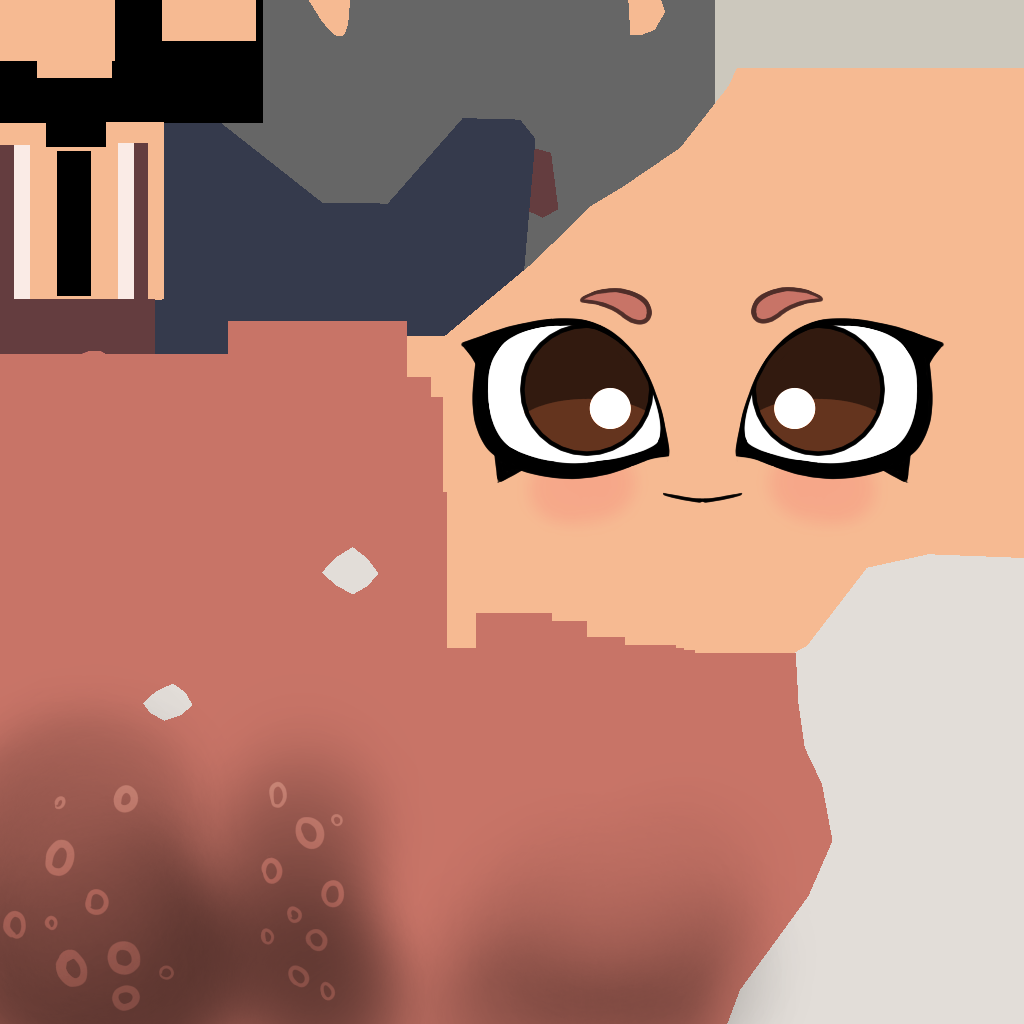
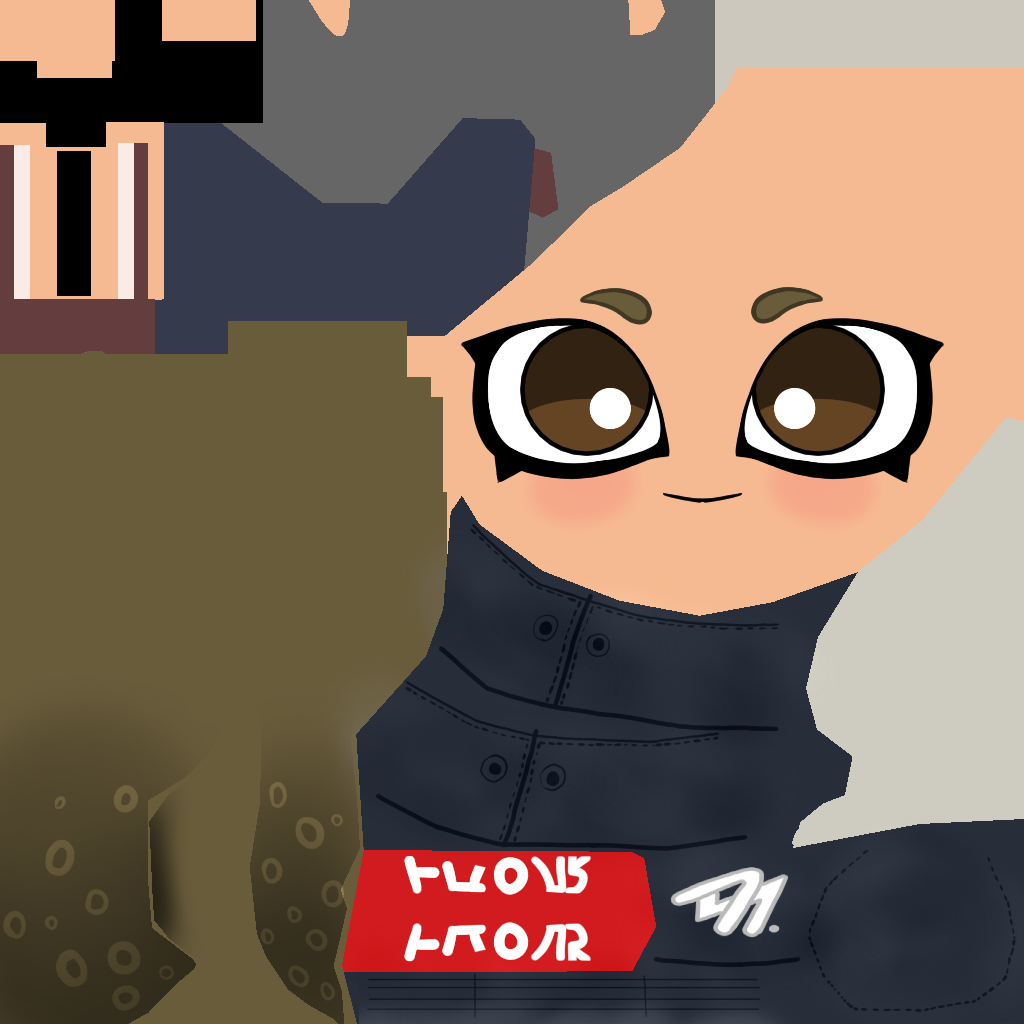
The second 1024 × 1024 image is a revision of the first. Changes to its layers:
added group "Group 37" with 22 layers above "Paint Layer 24" over [0, 287, 1024, 1024]
moved "Paint Layer 26" into group "Group 37" over [525, 287, 880, 452]
moved "Paint Layer 25" into group "Group 37", painted on it over [451, 287, 960, 512]
added group "Group 39" (erase) with 3 layers in group "Group 37" over [751, 287, 840, 387]
moved "Group 34" into group "Group 39" over [751, 287, 840, 387]
painted on "Paint Layer 33" over [751, 287, 840, 387]
"Paint Layer 35": blend normal → erase, moved it into group "Group 37", masked it over [751, 287, 823, 323]
moved "Group 29" into group "Group 37" over [525, 320, 880, 452]
painted on "Paint Layer 30" over [525, 384, 880, 452]
painted on "Paint Layer 28" over [525, 320, 880, 452]
moved "Paint Layer 27" into group "Group 37", painted on it over [451, 287, 960, 512]
moved "Paint Layer 15" into group "Group 37", painted on it over [512, 328, 896, 584]
removed group "Group 23" (3 layers) over [0, 287, 1024, 1024]
added group "Group 48" with 2 layers in group "Group 37" over [632, 828, 832, 1020]
added layer "Paint Layer 45" in group "Group 48" over [632, 828, 824, 1020]
added layer "Paint Layer 46" in group "Group 48" over [640, 832, 832, 960]
added layer "Paint Layer 44" in group "Group 37" over [320, 832, 704, 1024]
added layer "Paint Layer 49" (other) in group "Group 37" over [256, 512, 1024, 1024]
added layer "Paint Layer 47" (other) in group "Group 37" over [320, 512, 1024, 1024]
moved "Paint Layer 7" into group "Group 37", painted on it over [0, 287, 1024, 1024]
moved "Paint Layer 24" out of group "Group 23" over [0, 768, 384, 1024]
added layer "Paint Layer 43" above "Copy of Paint Layer 22" over [64, 704, 1024, 1024]
added layer "Copy of Paint Layer 22" (68%) above "Paint Layer 22" over [0, 576, 1024, 1024]
moved "Paint Layer 22" out of group "Group 23", painted on it, masked it over [0, 576, 1024, 1024]
…and 1 more changes (1 added)
